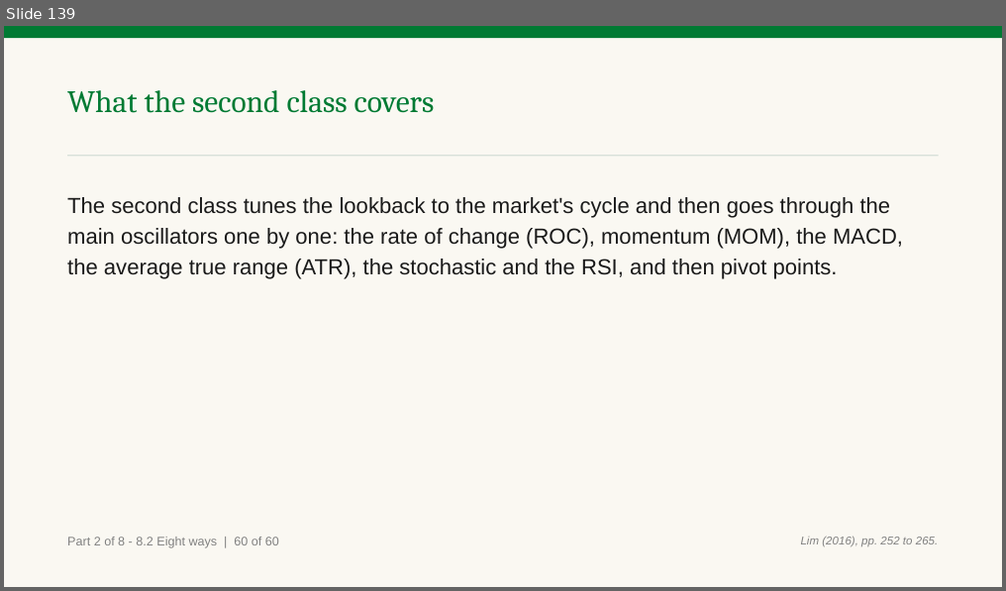
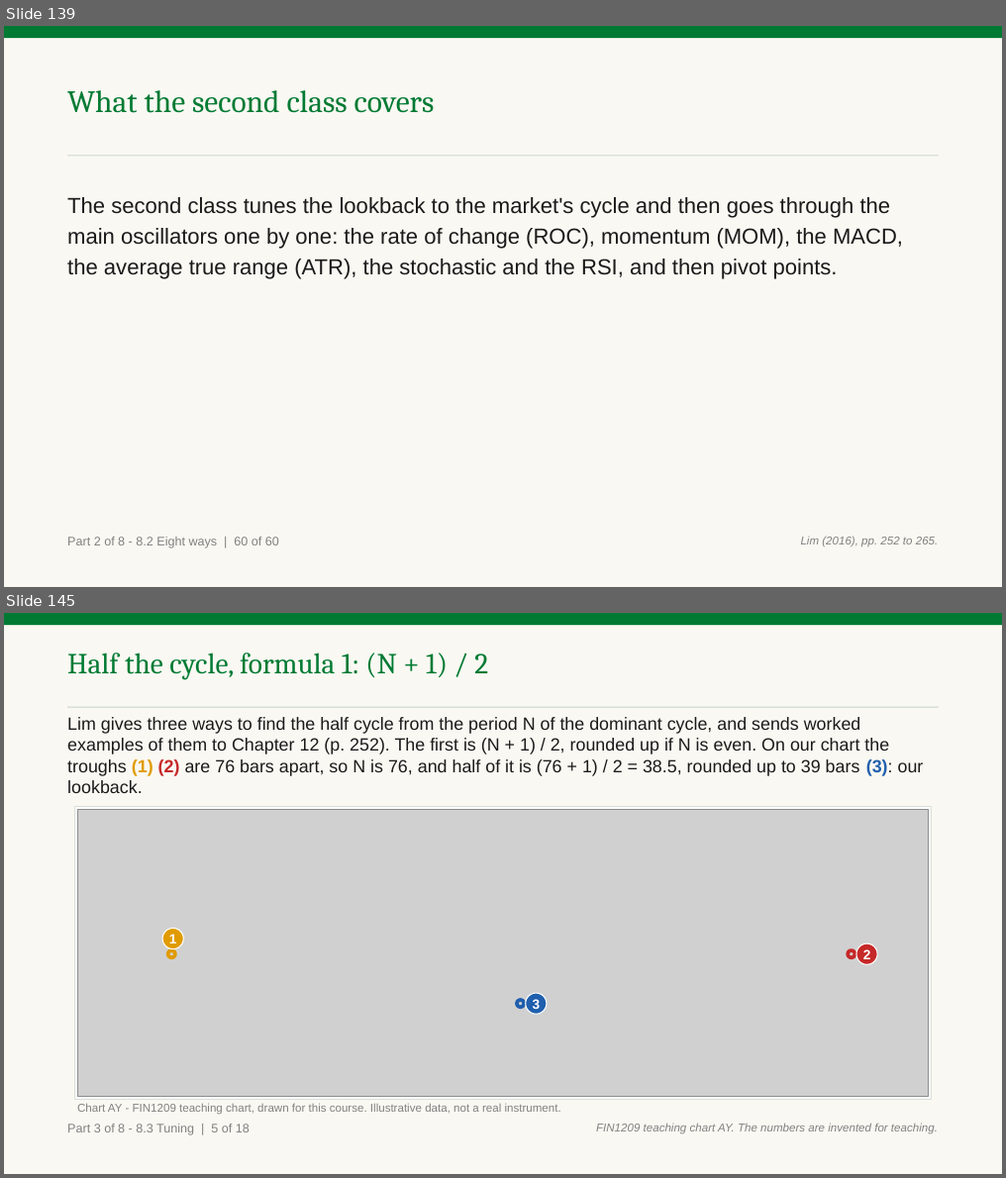
Before and after one commit to benjiesotelo-sudo/Telos_FIN1209, a slide deck: chapter-08/FIN1209-Chapter-08.pptx. Shown one above the other, each under a label of ours: slide 139 before the commit, slides 139 and 145 after it; the slides between them are not shown. The pictures are 1006x591 and 1006x1178 pixels, drawn with LibreOffice and Linux fonts; fonts in the diff are those of the drawing; grey boxes stand for pictures. Boxes give left, top, right and bottom in pixels: in the first picture for what was removed or moved away, otherwise in the second. Text is boxed around its words. In the diff, an @@ line names an element or a change of style, - is before the commit and + after.

Commit message:
Chapter 8 second class: 8.3 to 8.8 written by hand (130 slides, 12 checks, 53 charts), run card, whole-chapter and student editions

```diff
--- a/chapter-08/FIN1209-Chapter-08.pptx
+++ b/chapter-08/FIN1209-Chapter-08.pptx
@@ slide 145 added at bbox=[4, 613, 1002, 1174], background #FFFFFF @@
@@ rectangle added at bbox=[4, 613, 1002, 1174], fill #FAF8F2 @@
@@ rectangle added at bbox=[4, 613, 1002, 625], fill #007A33 @@
@@ text added at bbox=[67, 653, 488, 679], 28 pt, text #007A33 @@
+Half the cycle, formula 1: (N + 1) / 2
@@ rectangle added at bbox=[67, 707, 939, 708], fill #D7E0D9 @@
@@ text added at bbox=[67, 717, 924, 793], 17 pt, text #1A1A1A @@
+Lim gives three ways to find the half cycle from the period N of the dominant cycle, and sends worked examples of them to Chapter 12 (p. 252). The first is (N + 1) / 2, rounded up if N is even. On our chart the troughs (1) (2) are 76 bars apart, so N is 76, and half of it is (76 + 1) / 2 = 38.5, rounded up to 39 bars (3): our lookback.
@@ rectangle added at bbox=[74, 806, 932, 1100], fill #FFFFFF, outline #D7E0D9 1 pt @@
@@ picture added at bbox=[77, 809, 929, 1096] @@
@@ ellipse added at bbox=[162, 928, 183, 950], fill #E09B00, outline #FFFFFF 1 pt, 13 pt, text #FFFFFF, bold @@
+1
@@ ellipse added at bbox=[168, 951, 175, 959], outline #E09B00 3.5 pt @@
@@ ellipse added at bbox=[847, 951, 855, 959], outline #C62828 3.5 pt @@
@@ ellipse added at bbox=[856, 944, 877, 964], fill #C62828, outline #FFFFFF 1 pt, 13 pt, text #FFFFFF, bold @@
+2
@@ ellipse added at bbox=[526, 993, 547, 1014], fill #1F5FAD, outline #FFFFFF 1 pt, 13 pt, text #FFFFFF, bold @@
+3
@@ ellipse added at bbox=[517, 1000, 525, 1008], outline #1F5FAD 3.5 pt @@
@@ text added at bbox=[77, 1103, 561, 1115], 11 pt, text #818181 @@
+Chart AY - FIN1209 teaching chart, drawn for this course. Illustrative data, not a real instrument.
@@ text added at bbox=[67, 1124, 250, 1136], 12 pt, text #818181 @@
+Part 3 of 8 - 8.3 Tuning | 5 of 18
@@ text added at bbox=[596, 1123, 938, 1135], 11 pt, text #818181, italic @@
+FIN1209 teaching chart AY. The numbers are invented for teaching.
```
Also in this commit, not shown: 12 slides changed, 126 other slides added, 17 other files.
